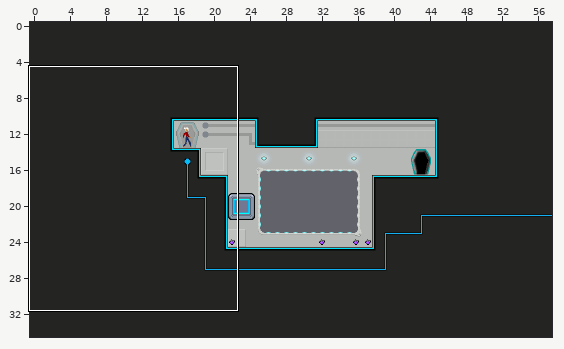
Tiled map (JSON) -- res/map/8_Escape.json. Above: a wide view before the commit, with the close-up outlined.
Close-up. Before the edit:
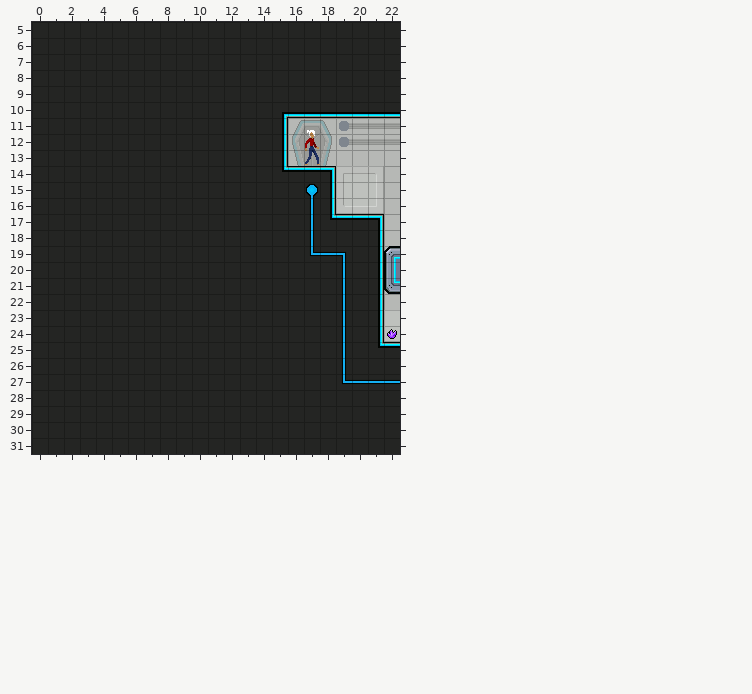
Cells are 16x16 px. Shown: x 0..22, y 5..31.
Now the later version:
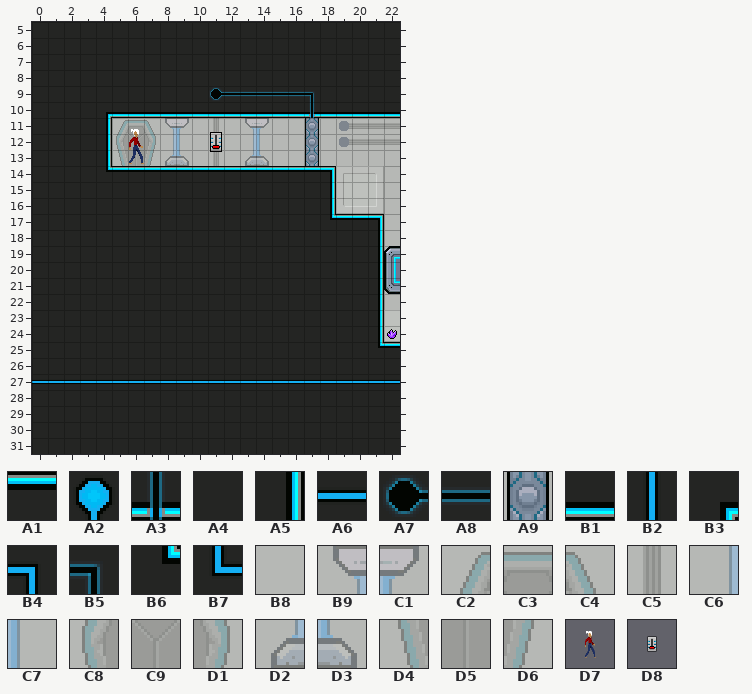
Key: from "main": A1 1, A2 7, A3 19, A4 26, A5 27, A6 33, A7 39, A8 41, A9 44, B1 51, B2 57, B3 75, B4 79, B5 87, B6 100, B7 104, B8 278, B9 303, C1 304, C2 320, C3 321, C4 322, C5 327, C6 328, C7 329, C8 345, C9 346, D1 347, D2 353, D3 354, D4 370, D5 371, D6 372; from "objects": D7 0, D8 10.
__ is an empty cell.
Objects are placed by their top-left corner, in cells (3,4 is the top-left corner of cell 3,4); size is 1x1 cell unless given.
Tiles replaced or removed in this view: A2, A4, A5, A6, B1, B2, B3, B4, B6, B7, C2, C3, C4, C8, C9, D1, D4, D5, D6.
Changes in this commit:
Changed rows in their new state; .. is an unchanged cell.
Layer "Tile Layer 1":
first column x 0:
 9 .. .. .. .. .. .. .. .. .. .. .. A7 A8 A8 A8 A8 A8 B5 .. ..
10 .. .. .. .. B3 B1 B1 B1 B1 B1 B1 B1 B1 B1 B1 B1 .. A3 .. ..
11 .. .. .. .. A5 C2 C3 C4 B9 C1 B8 C5 B8 B9 C1 B8 B8 A9 B8 ..
12 .. .. .. .. A5 C8 C9 D1 C6 C7 B8 C5 B8 C6 C7 B8 B8 A9 B8 ..
13 .. .. .. .. A5 D4 D5 D6 D2 D3 B8 C5 B8 D2 D3 B8 B8 A9 B8 ..
14 .. .. .. .. B6 A1 A1 A1 A1 A1 A1 A1 A1 A1 A1 A1 .. .. .. ..
15 .. .. .. .. .. .. .. .. .. .. .. .. .. .. .. .. .. A4 .. ..
16 .. .. .. .. .. .. .. .. .. .. .. .. .. .. .. .. .. A4 .. ..
17 .. .. .. .. .. .. .. .. .. .. .. .. .. .. .. .. .. A4 .. ..
18 .. .. .. .. .. .. .. .. .. .. .. .. .. .. .. .. .. A4 .. ..
19 .. .. .. .. .. .. .. .. .. .. .. .. .. .. .. .. .. A4 A4 A4
20 .. .. .. .. .. .. .. .. .. .. .. .. .. .. .. .. .. .. .. A4
21 .. .. .. .. .. .. .. .. .. .. .. .. .. .. .. .. .. .. .. A4
22 .. .. .. .. .. .. .. .. .. .. .. .. .. .. .. .. .. .. .. A4
23 .. .. .. .. .. .. .. .. .. .. .. .. .. .. .. .. .. .. .. A4
24 .. .. .. .. .. .. .. .. .. .. .. .. .. .. .. .. .. .. .. A4
25 .. .. .. .. .. .. .. .. .. .. .. .. .. .. .. .. .. .. .. A4
26 .. .. .. .. .. .. .. .. .. .. .. .. .. .. .. .. .. .. .. A4
27 A6 A6 A6 A6 A6 A6 A6 A6 A6 A6 A6 A6 A6 A6 A6 A6 A6 A6 A6 A6
Layer "Object Layer 1":
added: D8 at 9.5,10.5 size 4x4
changed: D7 at 15.5,10.8 size 4x4 -> D7 at 4.5,10.8 size 4x4
Pixel boxes of the changes (left, top, right, bottom) in both close-ups:
changed: (106, 87, 332, 172)
changed: (32, 184, 346, 384)
